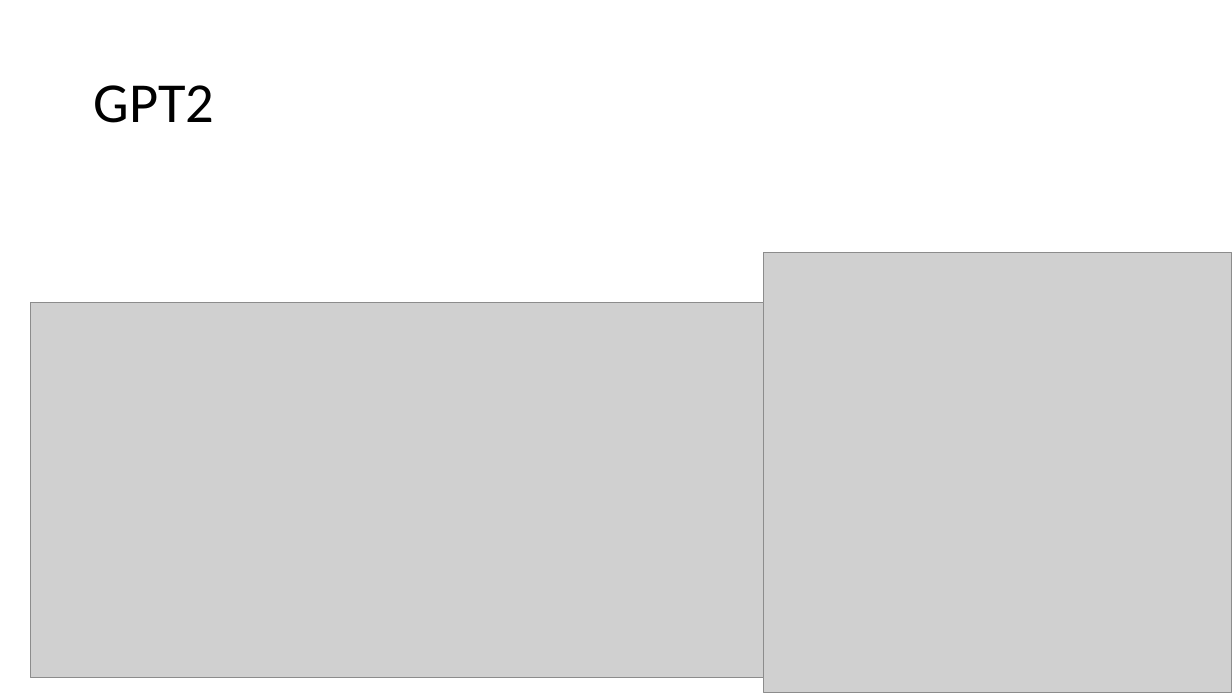
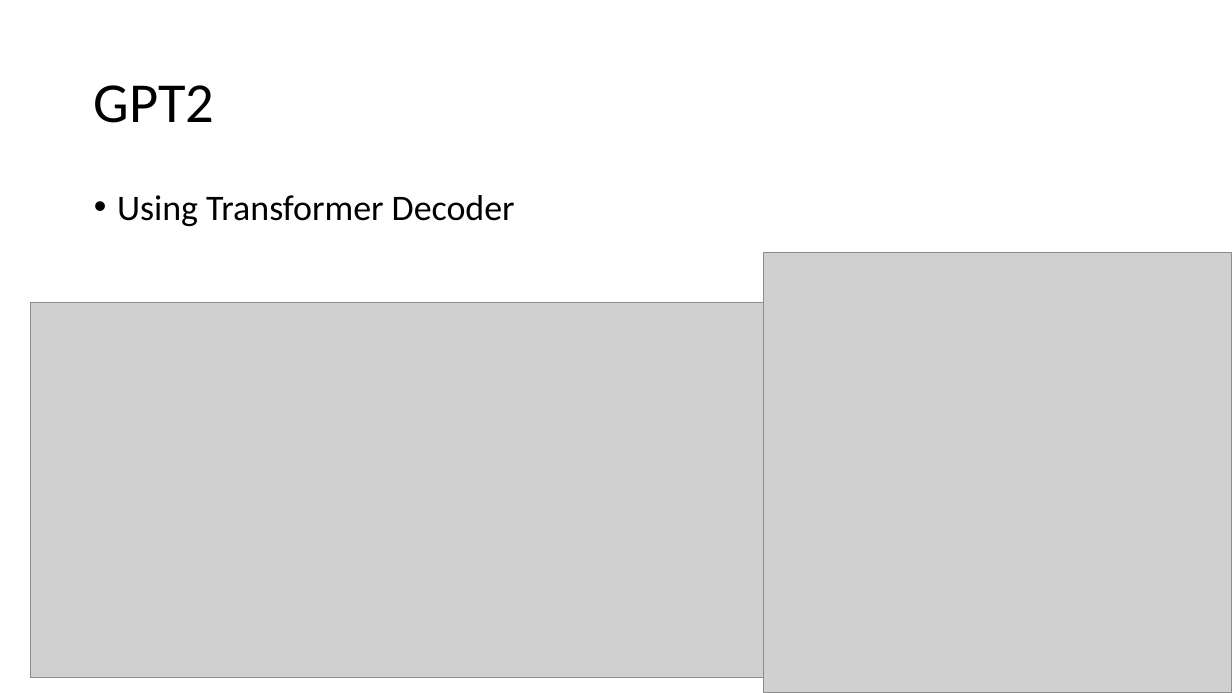
Before and after one commit to aron3312/embedding2lm, a slide deck: slide 41 of FromEmbeddingToLM.pptx (slide 36 before the commit). Drawn at 1232x693 pixels with LibreOffice and Linux fonts; fonts in the diff are those of the drawing; grey boxes stand for pictures. Boxes give left, top, right and bottom in pixels: in the first picture for what was removed or moved away, otherwise in the second. Text is boxed around its words. In the diff, an @@ line names an element or a change of style, - is before the commit and + after.

```diff
--- a/FromEmbeddingToLM.pptx
+++ b/FromEmbeddingToLM.pptx
@@ text added at (x1=117, y1=195, x2=515, y2=226), 28 pt, text #000000 @@
+• Using Transformer Decoder
```
Also in this commit, not shown: 4 slides added, 1 slide removed, 3 other files.
